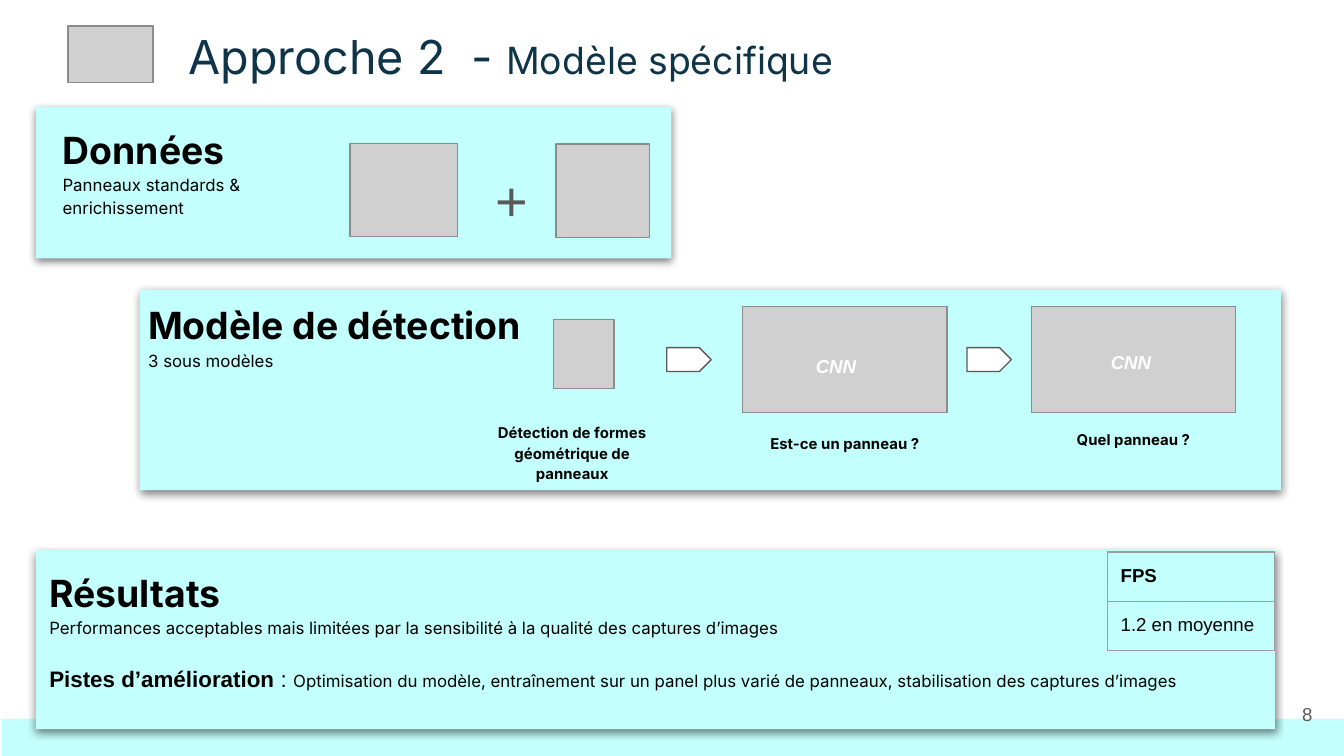
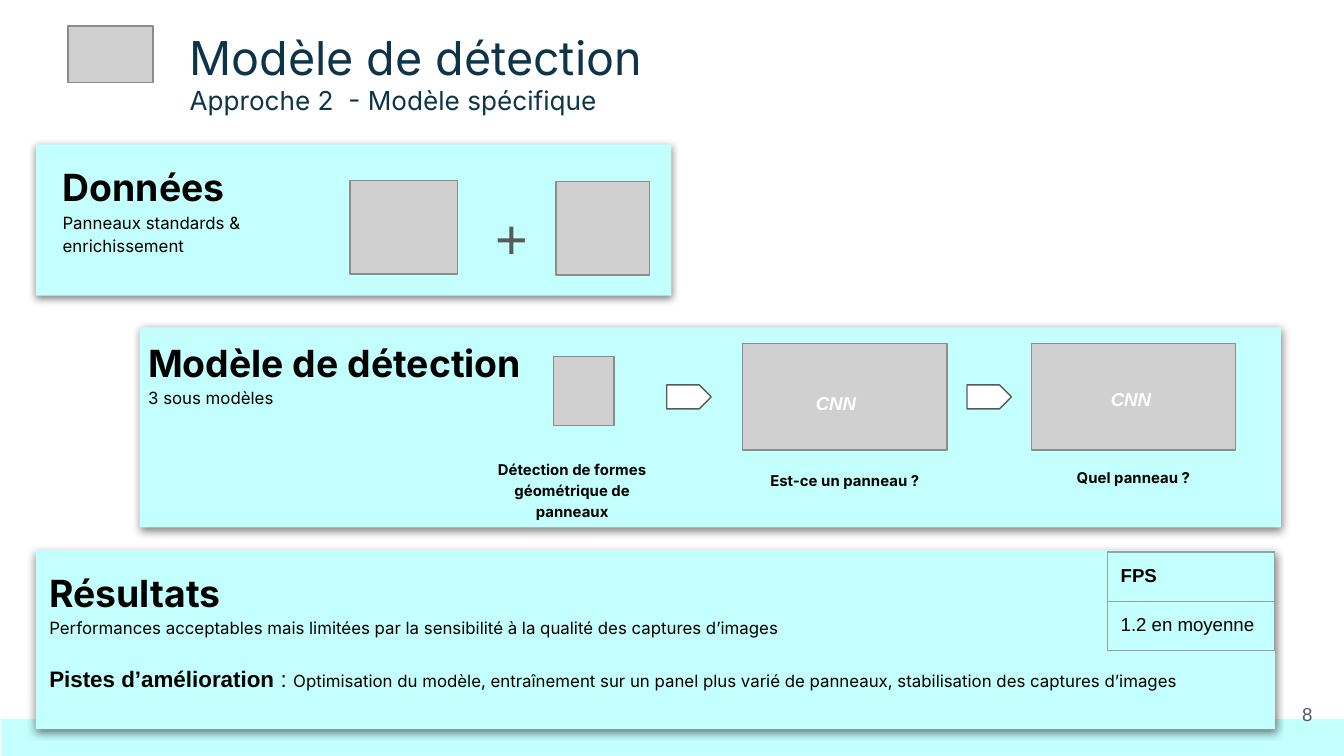
Before and after one commit to sg1961/CertifCDSD, a slide deck: slide 8 of Bloc6/Projet_TrafficSigns-Presentation.ppsx. Drawn at 1344x756 pixels with LibreOffice and Linux fonts; fonts in the diff are those of the drawing; grey boxes stand for pictures. Boxes give left, top, right and bottom in pixels: in the first picture for what was removed or moved away, otherwise in the second. Text is boxed around its words. In the diff, an @@ line names an element or a change of style, - is before the commit and + after.

```diff
--- a/Bloc6/Projet_TrafficSigns-Presentation.ppsx
+++ b/Bloc6/Projet_TrafficSigns-Presentation.ppsx
@@ text at [190,39,642,116]: text changed; size 20 to 14 pt @@
-Approche 2 - Modèle spécifique
+Modèle de détection
+Approche 2 - Modèle spécifique
@@ 4 texts, 2 pictures: place and size @@
-4 texts, 2 pictures at [148,142,1235,482]
+4 texts, 2 pictures at [148,180,1235,520]
@@ 4 texts, 3 pictures, 2 rectangles, 2 pentagon arrows: place and size @@
-4 texts, 3 pictures, 2 rectangles, 2 pentagon arrows at [36,108,1281,491]
+4 texts, 3 pictures, 2 rectangles, 2 pentagon arrows at [36,144,1281,527]
```
Also in this commit, not shown: 2 other slides changed, 1 slide added.
